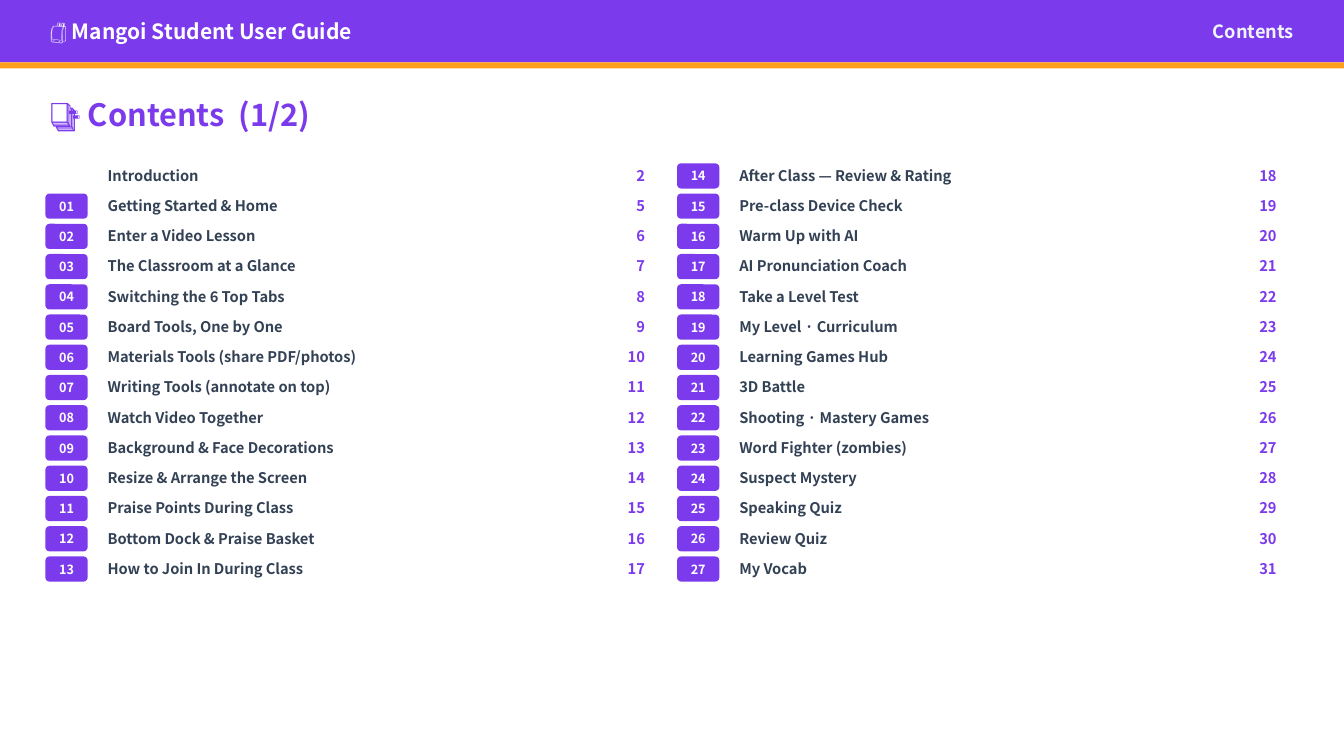
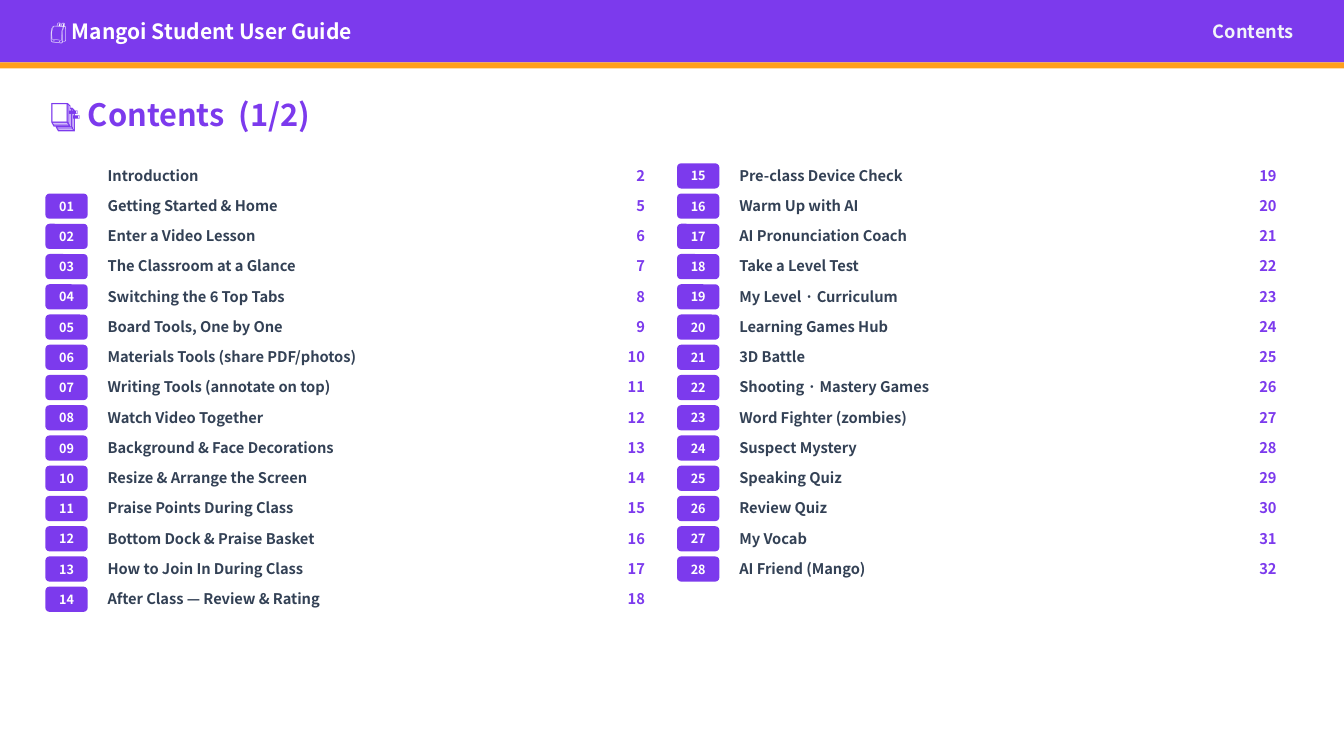
Before and after one commit to navy111p-sudo/mangoiweb, a slide deck: slide 3 of cloudflare-deploy/public/library/student/student-en.pptx. Drawn at 1344x756 pixels with LibreOffice and Linux fonts; fonts in the diff are those of the drawing. Boxes give left, top, right and bottom in pixels: in the first picture for what was removed or moved away, otherwise in the second. Text is boxed around its words. In the diff, an @@ line names an element or a change of style, - is before the commit and + after.

```diff
--- a/cloudflare-deploy/public/library/student/student-en.pptx
+++ b/cloudflare-deploy/public/library/student/student-en.pptx
@@ 39 texts: place and size @@
-39 texts at <box>691,199,1276,578</box>
+39 texts at <box>691,169,1276,548</box>
@@ text added at <box>691,564,706,574</box>, 9 pt, text #FFFFFF, bold @@
+28
@@ text added at <box>739,562,865,578</box>, 10.5 pt, text #334155, bold @@
+AI Friend (Mango)
@@ text added at <box>1259,563,1276,574</box>, 10.5 pt, text #7C3AED, bold @@
+32
@@ text "14": place and size @@
-text "14" at <box>691,170,706,180</box>
+text "14" at <box>59,594,74,604</box>
@@ rounded rectangle added at <box>45,587,88,612</box>, fill #7C3AED @@
@@ text "After Class — Review & ...": place and size @@
-text "After Class — Review & ..." at <box>739,169,952,185</box>
+text "After Class — Review & ..." at <box>108,592,320,608</box>
@@ text "18": place and size @@
-text "18" at <box>1259,170,1276,181</box>
+text "18" at <box>628,593,645,604</box>
```
Also in this commit, not shown: 6 other slides changed, 2 slides added, 33 other files.
